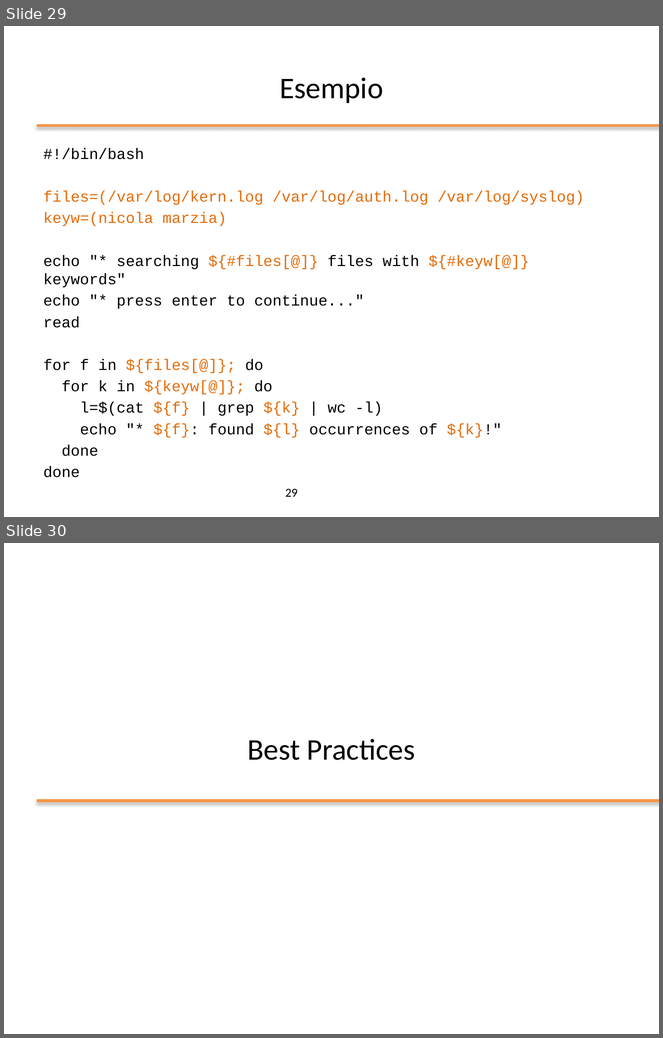
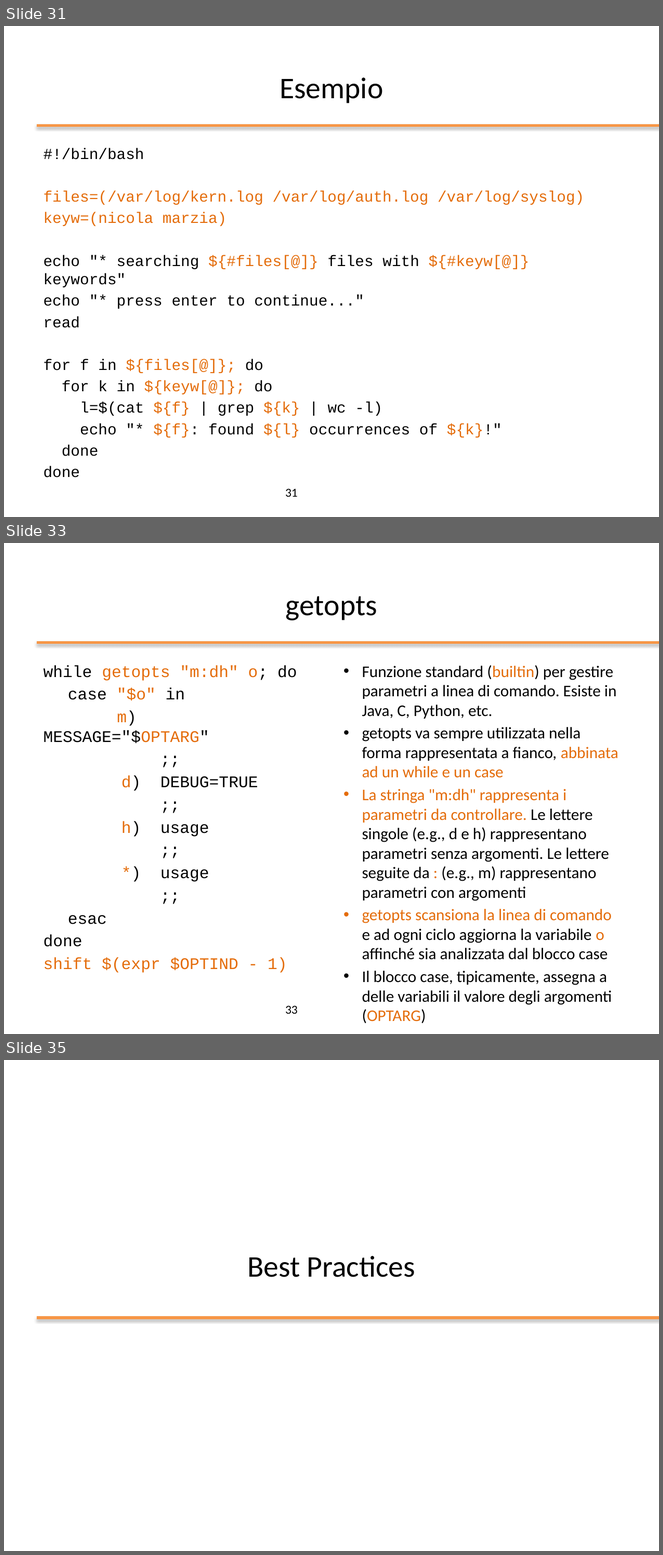
Before and after one commit to nbicocchi/operatingsystemsbsc, a slide deck: slides/ppt/03_Bash Scripting.pptx. Shown one above the other, each under a label of ours: slides 29 and 30 before the commit, slides 31, 33 and 35 after it; the slides between them are not shown. The pictures are 663x1038 and 663x1555 pixels, drawn with LibreOffice and Linux fonts; fonts in the diff are those of the drawing; background and template pictures are left out. Boxes give left, top, right and bottom in pixels: in the first picture for what was removed or moved away, otherwise in the second. Text is boxed around its words. In the diff, an @@ line names an element or a change of style, - is before the commit and + after.

```diff
--- a/slides/ppt/03_Bash Scripting.pptx
+++ b/slides/ppt/03_Bash Scripting.pptx
@@ slide 33 added at <box>4,543,659,1034</box>, background #FFFFFF; not listed: 1 template element that a slide beside it also shows @@
@@ title added at <box>286,596,377,620</box>, 33 pt, text #000000 @@
+getopts
@@ text added at <box>44,665,297,973</box>, 17.9 pt, text #000000 @@
+while getopts "m:dh" o; do
+case "$o" in
+m) MESSAGE="$OPTARG"
+;;
+d) DEBUG=TRUE
+;;
+h) usage
+;;
+*) usage
+;;
+esac
+done
+shift $(expr $OPTIND - 1)
@@ text added at <box>362,665,619,986</box>, 17.9 pt, text #000000 @@
+• Funzione standard (builtin) per gestire parametri a linea di comando. Esiste in Java, C, Python, etc.
+• getopts va sempre utilizzata nella forma rappresentata a fianco, abbinata ad un while e un case
+• La stringa "m:dh" rappresenta i parametri da controllare. Le lettere singole (e.g., d e h) rappresentano parametri senza argomenti. Le lettere seguite da : (e.g., m) rappresentano parametri con argomenti
+• getopts scansiona la linea di comando e ad ogni ciclo aggiorna la variabile o affinché sia analizzata dal blocco case
+• Il blocco case, tipicamente, assegna a delle variabili il valore degli argomenti (OPTARG)
@@ page number added at <box>285,1006,298,1014</box>, 13.5 pt, text #000000 @@
+33
@@ what was slide 29 is now slide 31 @@
@@ page number at <box>285,489,298,497</box>: text changed @@
-29
+31
@@ what was slide 30 is now slide 35 @@
```
Also in this commit, not shown: 1 slide changed, 9 other slides added, 5 other files.
